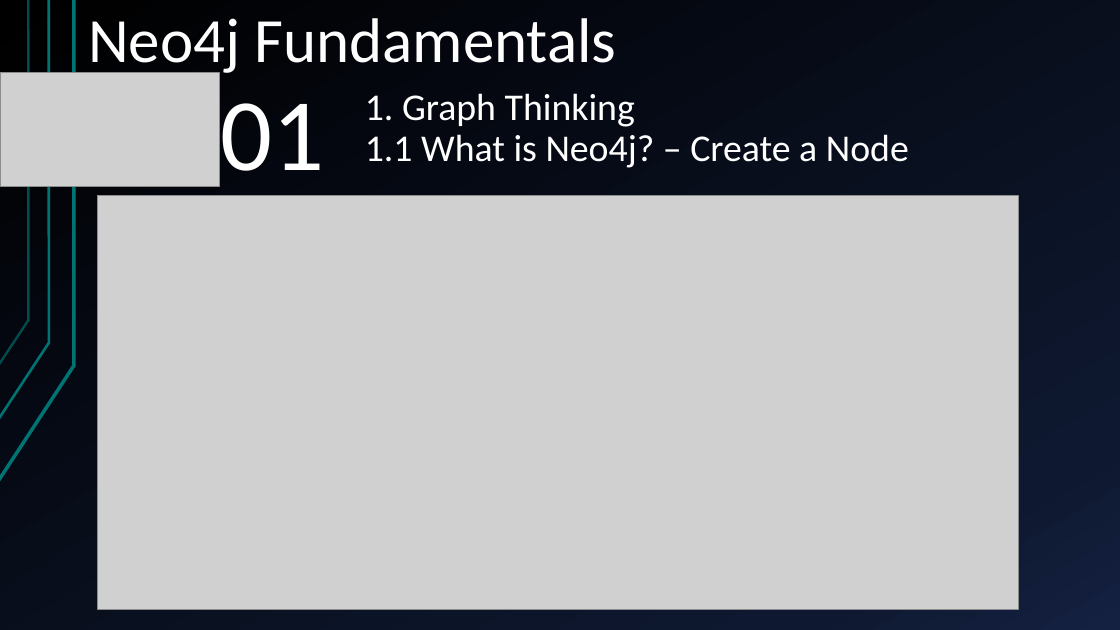
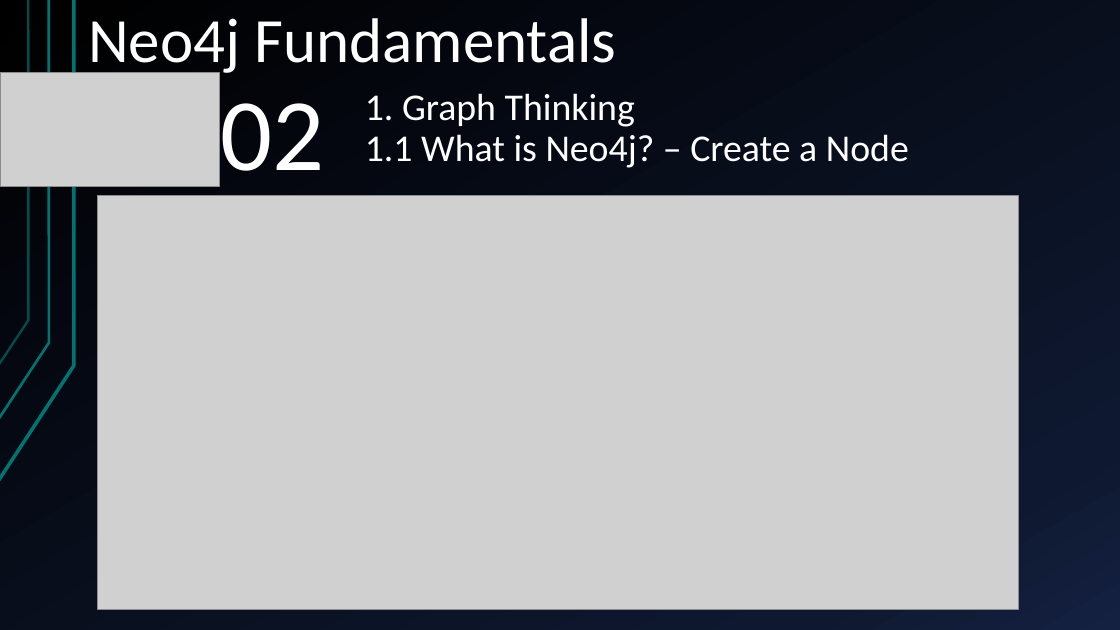
Before and after one commit to yasenstar/learn_graphdb, a slide deck: slide 3 of neo4j/neo4j_fundamentals/Neo4j_Fundamentals.pptx (slide 2 before the commit). Drawn at 1120x630 pixels with LibreOffice and Linux fonts; fonts in the diff are those of the drawing; grey boxes stand for pictures. Boxes give left, top, right and bottom in pixels: in the first picture for what was removed or moved away, otherwise in the second. Text is boxed around its words. In the diff, an @@ line names an element or a change of style, - is before the commit and + after.

```diff
--- a/neo4j/neo4j_fundamentals/Neo4j_Fundamentals.pptx
+++ b/neo4j/neo4j_fundamentals/Neo4j_Fundamentals.pptx
@@ text at box(220, 103, 324, 171): text changed @@
-01
+02
```
Also in this commit, not shown: 1 slide added, 2 other files.
